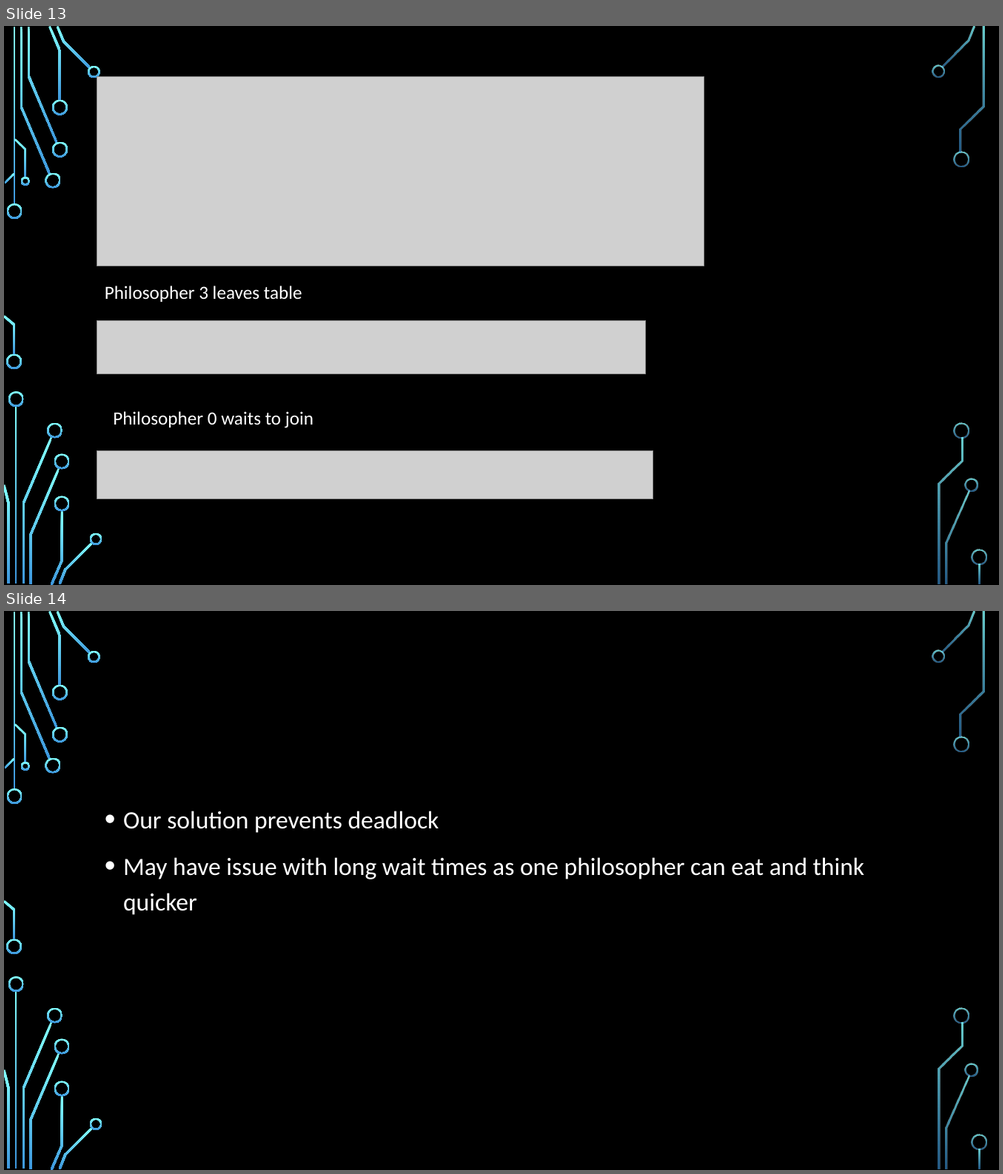
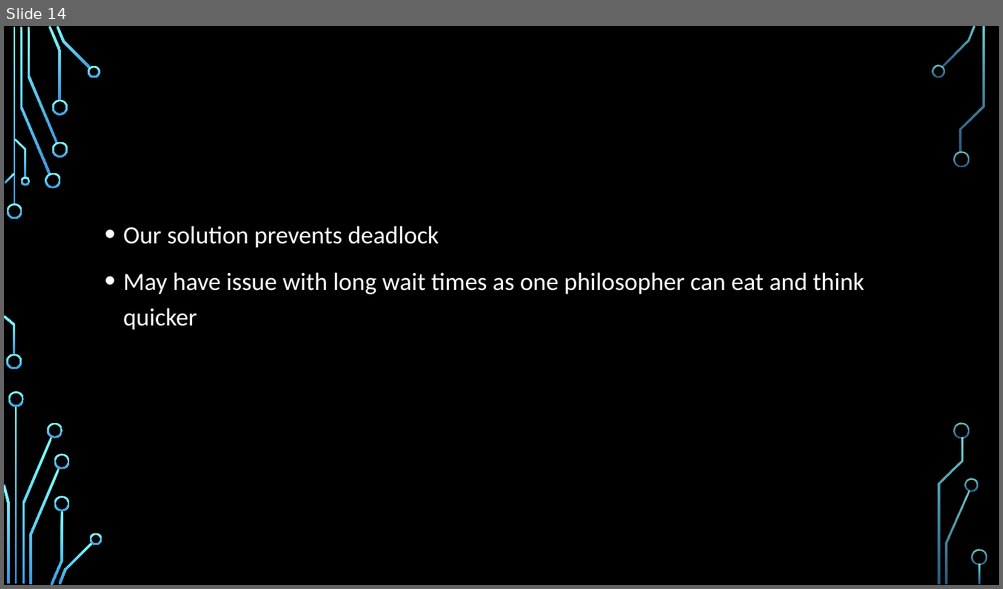
Before and after one commit to StevenKelly99/Stressfree-Pets, a slide deck: final_Presentation_New.pptx. Shown one above the other, each under a label of ours: slides 13 and 14 before the commit, slide 14 after it. The pictures are 1003x1174 and 1003x589 pixels, drawn with LibreOffice and Linux fonts; fonts in the diff are those of the drawing; grey boxes stand for pictures; background and template pictures are left out. Boxes give left, top, right and bottom in pixels: in the first picture for what was removed or moved away, otherwise in the second. Text is boxed around its words. In the diff, an @@ line names an element or a change of style, - is before the commit and + after.

```diff
--- a/final_Presentation_New.pptx
+++ b/final_Presentation_New.pptx
@@ slide 13 removed at box(4, 26, 999, 585), background picture (left out); not listed: 36 template elements that a slide beside it also shows @@
@@ picture removed at box(97, 77, 704, 267) @@
@@ text removed at box(105, 286, 302, 302) @@
-Philosopher 3 leaves table
@@ picture removed at box(97, 321, 646, 375) @@
@@ text removed at box(113, 412, 313, 429) @@
-Philosopher 0 waits to join
@@ picture removed at box(97, 452, 653, 500) @@
```
Also in this commit, not shown: 2 slides changed, 1 slide added.
